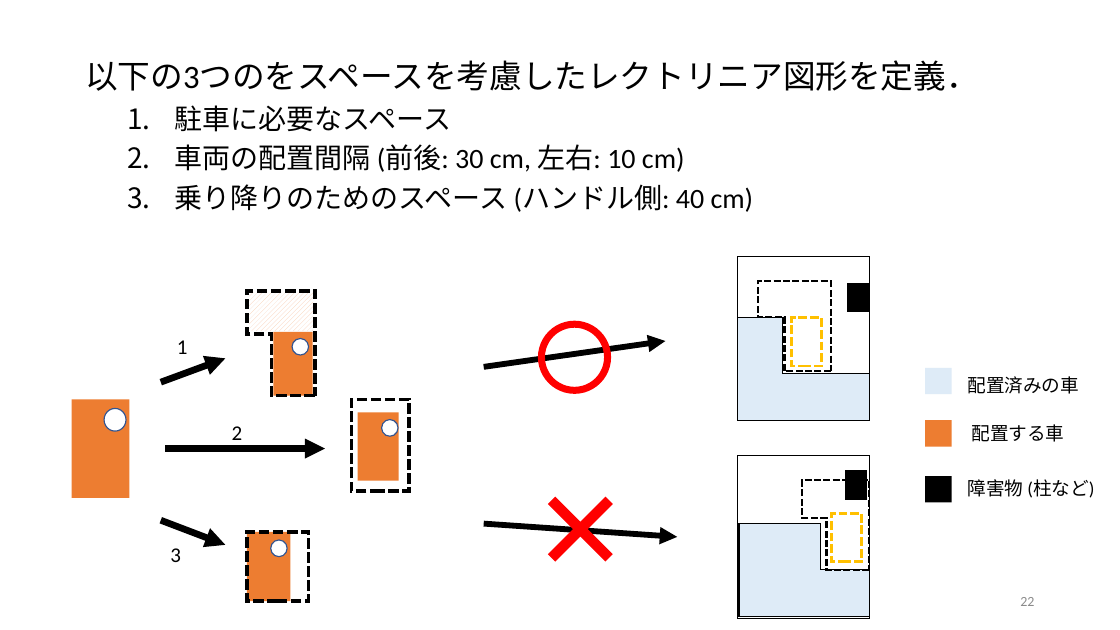
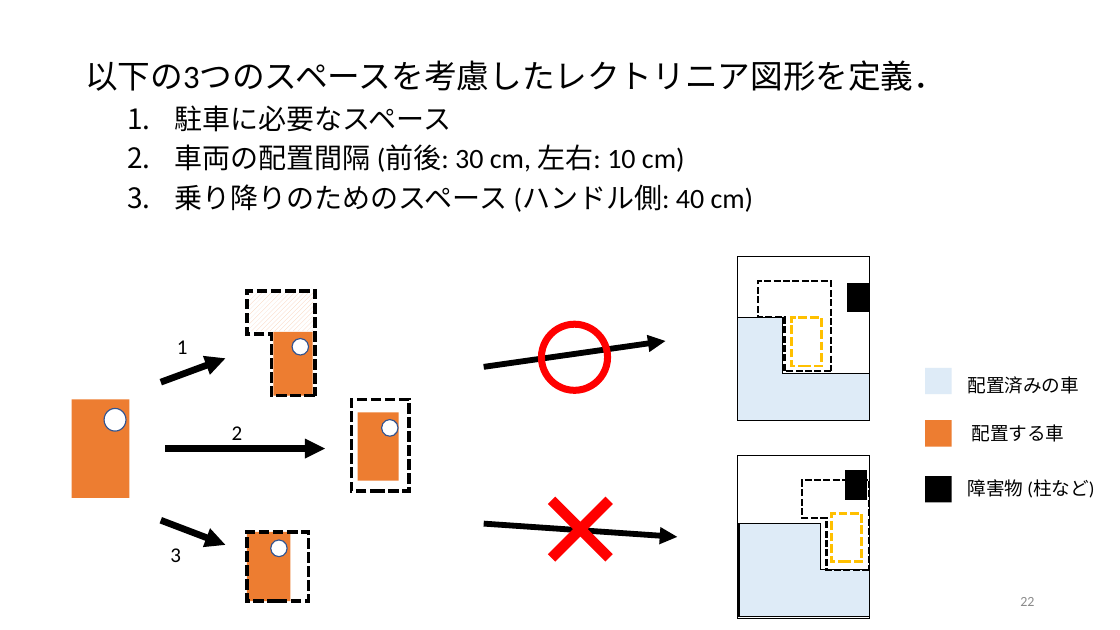
Before and after one commit to r-kurosu/kline, a slide deck: slide 22 of 卒論発表用スライド.pptx. Drawn at 1120x630 pixels with LibreOffice and Linux fonts; fonts in the diff are those of the drawing. Boxes give left, top, right and bottom in pixels: in the first picture for what was removed or moved away, otherwise in the second. Text is boxed around its words. In the diff, an @@ line names an element or a change of style, - is before the commit and + after.

```diff
--- a/卒論発表用スライド.pptx
+++ b/卒論発表用スライド.pptx
@@ text at (85, 60, 946, 91): text changed @@
-以下の3つのをスペースを考慮したレクトリニア図形を定義．
+以下の3つのスペースを考慮したレクトリニア図形を定義．
```
Also in this commit, not shown: 9 other slides changed, 18 other files.
